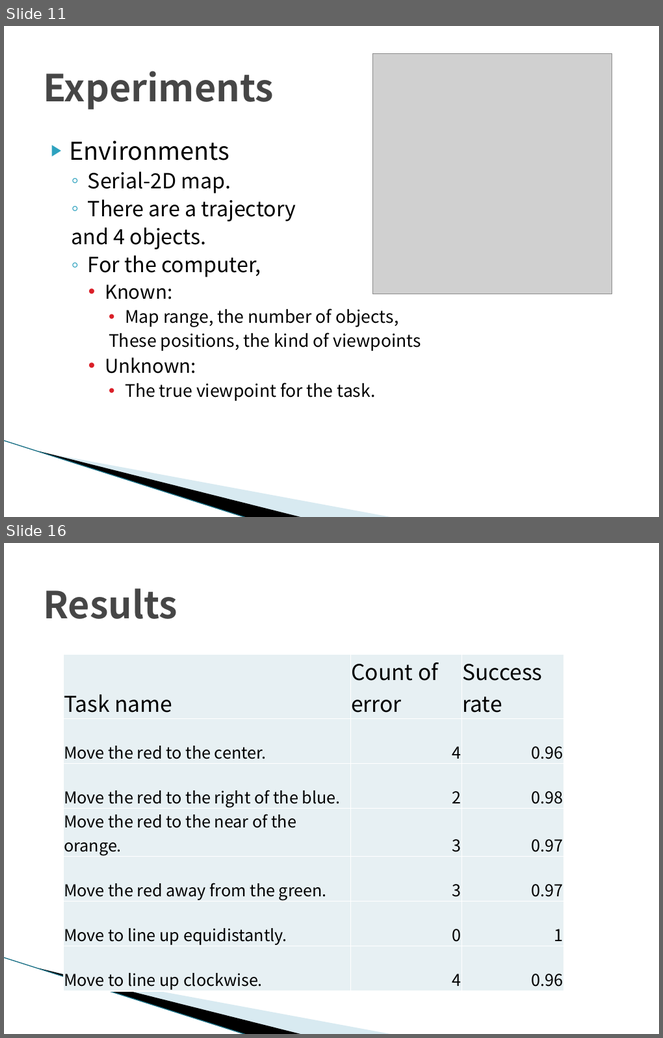
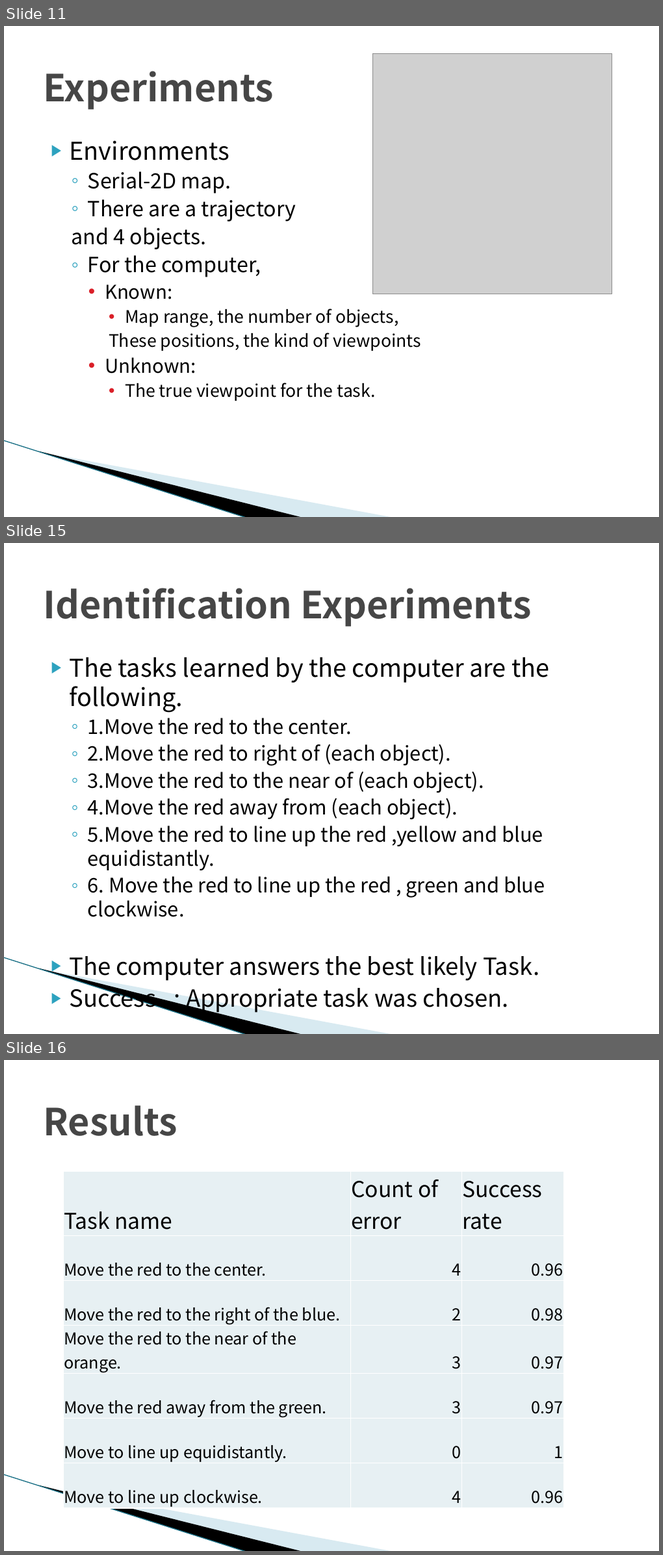
Before and after one commit to TetsuyaKomota/GitforEclipseTest, a slide deck: IntentionLearning/memo/Understanding Intentions(for seminar).pptx. Shown one above the other, each under a label of ours: slides 11 and 16 before the commit, slides 11, 15 and 16 after it; the slides between them are not shown. The pictures are 663x1038 and 663x1555 pixels, drawn with LibreOffice and Linux fonts; fonts in the diff are those of the drawing; grey boxes stand for pictures; background and template pictures are left out. Boxes give left, top, right and bottom in pixels: in the first picture for what was removed or moved away, otherwise in the second. Text is boxed around its words. In the diff, an @@ line names an element or a change of style, - is before the commit and + after.

```diff
--- a/IntentionLearning/memo/Understanding Intentions(for seminar).pptx
+++ b/IntentionLearning/memo/Understanding Intentions(for seminar).pptx
@@ slide 15 added at box(4, 543, 659, 1034), background #FFFFFF; not listed: 3 template elements that a slide beside it also shows @@
@@ title added at box(43, 588, 531, 627), 41 pt, text #464646, bold @@
+Identification Experiments
@@ text added at box(70, 657, 549, 982), 22 pt, text #000000 @@
+▶ The tasks learned by the computer are the following.
+  ◦ 1.Move the red to the center.
+  ◦ 2.Move the red to right of (each object).
+  ◦ 3.Move the red to the near of (each object).
+  ◦ 4.Move the red away from (each object).
+  ◦ 5.Move the red to line up the red ,yellow and blue equidistantly.
+  ◦ 6. Move the red to line up the red , green and blue clockwise.
+▶ The computer answers the best likely Task.
+▶ Success : Appropriate task was chosen.
```
Also in this commit, not shown: 5 slides changed, 6 other slides added, 5 slides removed, 36 other files.
